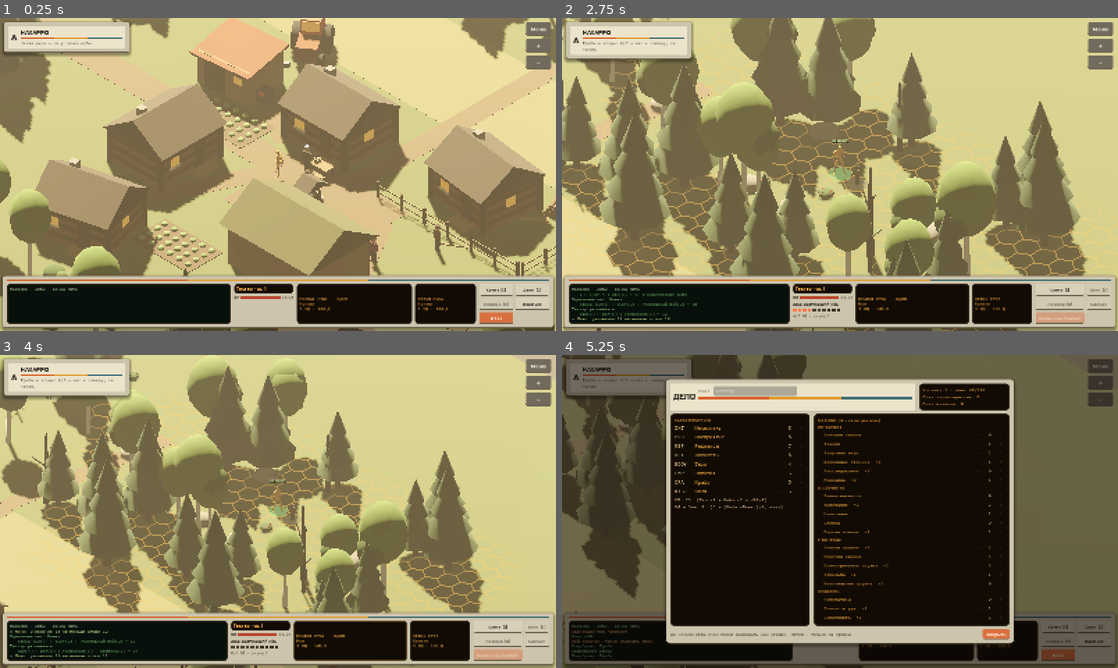
Above: before the commit, frames 1-4 (two rows, left to right).
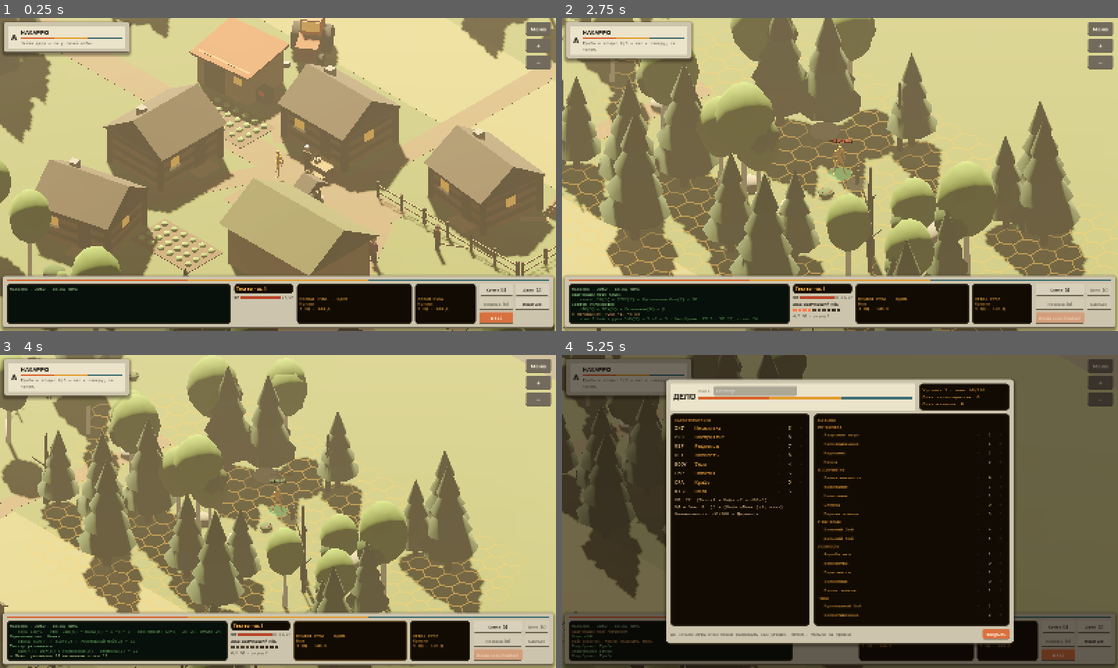
Above: after the commit, the same moments.

Repository: nerkusa/projectdoomsday
Game: Godot game, scene res://tools/smoke_test.tscn
The game is run twice, just before and just after one commit, with the same random seed, the same clock (stepped at 60 frames per second) and the same inputs. This scene is started directly instead of the project's main scene.
Inputs (mouse positions are in pixels of both pictures, inside the frame that each line leads up to):
- Up to frame 1 (0.25 s): no input
- Up to frame 2 (2.75 s): click "+" at 0.5 s; click "Меню" at 1.25 s; tap Enter at 2 s; move the mouse to (962, 158) at 2.02 s; tap I at 2.1 s; click (962, 158) at 2.17 s; tap Space at 2.27 s
- Up to frame 3 (4 s): click "-" at 2.75 s; click "ПРАВАЯ РУКА · ОДИН. Нож 3 ОД …" at 3.5 s
- Up to frame 4 (5.25 s): click "ЛЕВАЯ РУКА Кулаки 3 ОД · 1d4 Д" at 4.25 s; move the mouse to (728, 527) at 5.02 s; hold A from 5.03 s (still down); tap C at 5.1 s

The runs differ from the first frame. In frame 1, less than 0.1% of the frame differs, in the area x 51-53%, y 89-90%; in frame 2, 0.8%; in frame 3, 0.2%; in frame 4, 1.3%, in the area x 20-79%, y 20-85%.

Commit message:
Переработка навыков: ближний/дальний бой, без ×2, человечность
- Убраны: Уличные знания, Знания, Довоенная техника, Этикет, Вождение,
  магические навыки Воли. Добавлена Наука.
- Боевое и Простое оружие -> Ближний бой; Огнестрельное, Стрельба,
  Метательное -> Дальний бой; Ловкость рук -> Воровство.
- Воля: Самообладание, Стойкость, Сопротивление страху (участвует в броске,
  дрогнет ли враг).
- Все навыки стоят 1 очко, стартовый запас навыков 60 -> 30.
- Человечность: шкала 0–100 от поступков, эффект "humanity" и условия
  humanity_min/humanity_max в диалогах, видна в «Деле» и КПК.
- Старые сохранения и шаблоны переводятся на новые навыки автоматически.

Co-Authored-By: Claude Opus 5.5 <noreply@anthropic.com>
Claude-Session: https://claude.ai/code/session_01YajSCAyHcZtugJuAiengQs

Diff:
--- a/data/characters.json
+++ b/data/characters.json
@@ -6,7 +6,7 @@
   "ded": {
     "name": "Дед Уйбаан",
     "stats": {"INT": 7, "PRC": 6, "REF": 4, "DEX": 3, "BODY": 4, "EMP": 7, "CRA": 7, "WILL": 8},
-    "skills": {"Простое оружие": 3, "Огнестрельное оружие": 4, "Уклонение": 2},
+    "skills": {"Ближний бой": 3, "Дальний бой": 4, "Уклонение": 2},
     "hp_roll": 5, "weapon": "fists", "lethal": false,
     "look": {"skin": "#b8906c", "top": "#5a4a3a", "pants": "#3a3a2e", "hair": "#d8d4cc", "beard": "#d8d4cc"}
   },
@@ -72,7 +72,7 @@
   "soldier_a": {
     "name": "Боец в маске",
     "stats": {"INT": 5, "PRC": 6, "REF": 5, "DEX": 4, "BODY": 5, "EMP": 3, "CRA": 3, "WILL": 6},
-    "skills": {"Огнестрельное оружие": 3, "Уклонение": 2, "Рукопашный бой": 2},
+    "skills": {"Дальний бой": 3, "Уклонение": 2, "Рукопашный бой": 2},
     "hp_roll": 5, "weapon": "pistol", "mag": 8, "ammo": 8, "xp": 120,
     "armor": {"type": "light", "max": 6, "name": "лёгкий бронежилет"},
     "loot": {"bandage": 1, "raider_token": 1},
@@ -81,7 +81,7 @@
   "soldier_b": {
     "name": "Боец с мачете",
     "stats": {"INT": 4, "PRC": 5, "REF": 5, "DEX": 5, "BODY": 6, "EMP": 3, "CRA": 3, "WILL": 5},
-    "skills": {"Боевое оружие": 3, "Уклонение": 2},
+    "skills": {"Ближний бой": 3, "Уклонение": 2},
     "hp_roll": 6, "weapon": "machete", "xp": 120, "hp_frac": 0.55,
     "loot": {"medkit": 1},
     "look": {"skin": "#c0906a", "top": "#3a3f3a", "pants": "#2e2f30", "vest": "#d9622b", "helmet": "#2b2b28", "mask": true}
--- a/scripts/combat/combat_manager.gd
+++ b/scripts/combat/combat_manager.gd
@@ -706,7 +706,7 @@
 	var t: int = R.d + A.total
 	var show: bool = Game.settings.get("show_rolls", true)
 	clog("%s: %s%s%s%s" % [att.name, w.name, (" » " + aim_z) if aim_z != null else "", note, " · КРИТ" if R.crit else (" · ПРОВАЛ" if R.fumble else "")],
-		"атака d10(%d) + %s(%d) + %s(%d)%s%s%s%s = %d" % [R.d, A.st_k, A.rv, Rules.skill_label(A.sk), A.sv,
+		"атака d10(%d) + %s(%d) + %s(%d)%s%s%s%s = %d" % [R.d, A.st_k, A.rv, A.sk, A.sv,
 		(" + бонус(%d)" % A.b) if A.b else "", (" − прицел(%d)" % A.ap) if A.ap else "",
 		(" − дальность(%d)" % A.rp) if A.rp else "", (" − очередь(%d)" % A.ex) if A.ex else "", t] if show else "")
 	var Q := Rules.roll_hit()
@@ -759,10 +759,12 @@
 			clog("%s поднимает руки: «Хватит, хватит!»" % dfn.name)
 		elif dfn.lethal and dfn.hp < dfn.max_hp * dfn.flee_threshold and not dfn.fleeing:
 			var W := Rules.roll_hit()
-			var v: int = W.d + int(dfn.stats.get("WILL", 0))
+			var wv := int(dfn.stats.get("WILL", 0))
+			var fear := int(dfn.skills.get("Сопротивление страху", 0))
+			var v: int = W.d + wv + fear
 			if v < dfn.will_dc:
 				dfn.fleeing = true
-				clog("%s дрогнул" % dfn.name, "воля d10(%d) + WILL(%d) = %d < %d" % [W.d, dfn.stats.get("WILL", 0), v, dfn.will_dc])
+				clog("%s дрогнул" % dfn.name, "воля d10(%d) + WILL(%d) + Сопротивление страху(%d) = %d < %d" % [W.d, wv, fear, v, dfn.will_dc])
 	return {"hit": true, "dmg": ae.hd, "zone": z.name}
 
 
--- a/scripts/combat/fighter.gd
+++ b/scripts/combat/fighter.gd
@@ -69,10 +69,7 @@
 		if not f.stats.has(k.key):
 			f.stats[k.key] = 1
 		f.stats[k.key] = int(f.stats[k.key])
-	f.skills = {}
-	var sk: Dictionary = tpl.get("skills", {})
-	for k in sk:
-		f.skills[k] = int(sk[k])
+	f.skills = Rules.normalize_skills(tpl.get("skills", {}))
 	f.hp_roll = int(tpl.get("hp_roll", 5))
 	f.max_hp = Rules.max_hp(f.stats, f.hp_roll)
 	f._hp = int(round(f.max_hp * float(tpl.get("hp_frac", 1.0))))
--- a/scripts/core/game_state.gd
+++ b/scripts/core/game_state.gd
@@ -36,6 +36,7 @@
 		"items": {},
 		"flags": {}, "q": {}, "notes": [],
 		"sneak": false,
+		"humanity": Rules.HUMANITY_START,
 		"location": "nakharro", "pos": [],
 	}
 	world = {}
@@ -53,6 +54,23 @@
 
 func set_hero_hp(v: int) -> void:
 	hero.cur_hp = clampi(v, 0, hero_max())
+	hero_changed.emit()
+
+
+func humanity() -> int:
+	return int(hero.get("humanity", Rules.HUMANITY_START))
+
+
+## Поступок героя сдвигает человечность (+ добрый, − жестокий)
+func change_humanity(d: int, why := "") -> void:
+	if d == 0:
+		return
+	var old := humanity()
+	hero.humanity = clampi(old + d, 0, 100)
+	var head := "Человечность %s%d" % ["+" if d > 0 else "−", absi(d)]
+	if why != "":
+		head += ": " + why
+	log_line(head, "%d → %d (%s)" % [old, int(hero.humanity), Rules.humanity_label(int(hero.humanity))], "hit" if d > 0 else "miss")
 	hero_changed.emit()
 
 
@@ -221,7 +239,7 @@
 	var t: int = r.d + sv + kv + bonus
 	var ok := t >= dc
 	log_line("[%s] %s" % [label, "успех" if ok else "провал"],
-		"d10(%d) + %s(%d) + %s(%d)%s = %d против %d" % [r.d, stat, sv, Rules.skill_label(skill), kv,
+		"d10(%d) + %s(%d) + %s(%d)%s = %d против %d" % [r.d, stat, sv, skill, kv,
 		(" + бонус(%d)" % bonus) if bonus else "", t, dc], "hit" if ok else "miss")
 	return ok
 
@@ -266,6 +284,8 @@
 		if not base.has(k):
 			base[k] = hero[k]
 	hero = base
+	hero.skills = Rules.normalize_skills(hero.skills)
+	hero.locked_skills = Rules.normalize_skills(hero.locked_skills)
 	world = d.get("world", {})
 	hero_changed.emit()
 	return true
--- a/scripts/core/rules.gd
+++ b/scripts/core/rules.gd
@@ -16,37 +16,51 @@
 	{"key": "WILL", "full": "Воля"},
 ]
 
-# ---------- навыки по характеристикам (x2 = стоит 2 очка) ----------
+# ---------- навыки по характеристикам (каждый уровень навыка стоит 1 очко) ----------
 const SKILLS := {
-	"INT": [["Уличные знания", false], ["Знания", false], ["Азартные игры", false], ["Оккультизм", true], ["Расследование", true], ["Медицина", true]],
-	"PRC": [["Внимательность", false], ["Выживание", true], ["Навигация", false], ["Слежка", false], ["Первая помощь", true]],
-	"REF": [["Боевое оружие", true], ["Простое оружие", false], ["Огнестрельное оружие", true], ["Стрельба", true], ["Метательное оружие", true]],
-	"DEX": [["Акробатика", false], ["Ловкость рук", true], ["Скрытность", true], ["Уклонение", true], ["Взлом замков", false], ["Верховая езда", false]],
-	"BODY": [["Рукопашный бой", true], ["Сопротивление", false], ["Атлетика", false], ["Запугивание", false]],
-	"EMP": [["Убеждение", true], ["Обман", false], ["Выступление", false], ["Обольщение", true], ["Проницательность", false], ["Этикет", true]],
-	"CRA": [["Алхимия", false], ["Кузнечное дело", true], ["Механика", false]],
-	"WILL": [["Чародейство", true], ["Сопротивление магии", true], ["Самообладание", true], ["Чутьё на чудеса", true]],
+	"INT": ["Азартные игры", "Расследование", "Медицина", "Наука"],
+	"PRC": ["Внимательность", "Выживание", "Навигация", "Слежка", "Первая помощь"],
+	"REF": ["Ближний бой", "Дальний бой"],
+	"DEX": ["Акробатика", "Воровство", "Скрытность", "Уклонение", "Взлом замков"],
+	"BODY": ["Рукопашный бой", "Сопротивление", "Атлетика", "Запугивание"],
+	"EMP": ["Убеждение", "Обман", "Выступление", "Обольщение", "Проницательность"],
+	"CRA": ["Химия", "Слесарное дело", "Механика"],
+	"WILL": ["Самообладание", "Стойкость", "Сопротивление страху"],
 }
 
-## Подписи под сеттинг: ключ навыка тот же, меняется только то, что видит игрок.
-const SKILL_LABEL := {
-	"Оккультизм": "Довоенная техника",
-	"Верховая езда": "Вождение",
+## Старые навыки -> новые (для старых сохранений и шаблонов). Чего нет ни здесь,
+## ни в SKILLS — навык убран, его очки пропадают.
+const OLD_SKILLS := {
+	"Боевое оружие": "Ближний бой",
+	"Простое оружие": "Ближний бой",
+	"Огнестрельное оружие": "Дальний бой",
+	"Стрельба": "Дальний бой",
+	"Метательное оружие": "Дальний бой",
+	"Ловкость рук": "Воровство",
+	"Алхимия": "Химия",
 	"Кузнечное дело": "Слесарное дело",
-	"Алхимия": "Химия",
-	"Чародейство": "Чудотворство",
-	"Сопротивление магии": "Сопротивление чудотворству",
 }
 
 ## Тип оружия -> навык
 const WEAPON_SKILL := {
-	"Battle": "Боевое оружие",
-	"Simple": "Простое оружие",
-	"Guns": "Огнестрельное оружие",
-	"Archery": "Стрельба",
-	"Thrown": "Метательное оружие",
+	"Battle": "Ближний бой",
+	"Simple": "Ближний бой",
+	"Guns": "Дальний бой",
+	"Archery": "Дальний бой",
+	"Thrown": "Дальний бой",
 	"Brawl": "Рукопашный бой",
 }
+
+# ---------- человечность ----------
+## Шкала 0..100, меняется от поступков героя (эффект "humanity" в диалогах,
+## Game.change_humanity() в скриптах). Не вкладывается очками.
+const HUMANITY_START := 60
+const HUMANITY_LEVELS := [
+	[80, "Человек"],
+	[55, "Держится"],
+	[30, "Очерствел"],
+	[0, "Зверь"],
+]
 
 const ZONES := [
 	{"r": 1, "name": "Голова", "mult": 3, "slot": "head", "ignore_armor": false},
@@ -64,29 +78,35 @@
 	8: {"stat": 0, "skill": 4}, 9: {"stat": 2, "skill": 0}, 10: {"stat": 1, "skill": 5},
 }
 const STAT_POOL := 40
-const SKILL_POOL := 60
+const SKILL_POOL := 30
 
 const DMG_TYPE_NAMES := {"Д": "дробящий", "Р": "режущий", "К": "колющий", "П": "пуля"}
-
-
-static func skill_label(n: String) -> String:
-	return SKILL_LABEL.get(n, n)
 
 
 static func all_skills() -> Array:
 	var out := []
 	for k in SKILLS:
-		for s in SKILLS[k]:
-			out.append({"name": s[0], "x2": s[1], "stat": k})
+		for n in SKILLS[k]:
+			out.append({"name": n, "stat": k})
 	return out
 
 
-static func skill_cost(n: String) -> int:
-	for k in SKILLS:
-		for s in SKILLS[k]:
-			if s[0] == n:
-				return 2 if s[1] else 1
-	return 1
+## Навыки из шаблона или сохранения: старые имена переводятся в новые,
+## убранные навыки выкидываются, недостающие заполняются нулями.
+static func normalize_skills(src: Dictionary) -> Dictionary:
+	var out := empty_skills()
+	for k in src:
+		var n: String = OLD_SKILLS.get(k, k)
+		if out.has(n):
+			out[n] = maxi(int(out[n]), int(src[k]))
+	return out
+
+
+static func humanity_label(v: int) -> String:
+	for lv in HUMANITY_LEVELS:
+		if v >= int(lv[0]):
+			return lv[1]
+	return HUMANITY_LEVELS[-1][1]
 
 
 static func weapon_stat(type: String) -> String:
@@ -117,7 +137,7 @@
 static func sum_skill_points(s: Dictionary) -> int:
 	var t := 0
 	for x in all_skills():
-		t += (2 if x.x2 else 1) * int(s.get(x.name, 0))
+		t += int(s.get(x.name, 0))
 	return t
 
 
@@ -239,13 +259,13 @@
 		guard += 1
 		var c2 := []
 		for x in all:
-			if sk[x.name] < 6 and (2 if x.x2 else 1) <= left:
+			if sk[x.name] < 6:
 				c2.append(x)
 		if c2.is_empty():
 			break
 		var n: Dictionary = c2.pick_random()
 		sk[n.name] += 1
-		left -= 2 if n.x2 else 1
+		left -= 1
 	return {"stats": st, "skills": sk}
 
 
--- a/scripts/ui/char_sheet.gd
+++ b/scripts/ui/char_sheet.gd
@@ -81,7 +81,7 @@
 	cols.add_child(rp)
 	var rv := VBoxContainer.new()
 	rp.add_child(rv)
-	rv.add_child(UITheme.label("НАВЫКИ  (×2 — стоит два очка)", 11, UITheme.AMBER_DIM, true))
+	rv.add_child(UITheme.label("НАВЫКИ", 11, UITheme.AMBER_DIM, true))
 	var sc := ScrollContainer.new()
 	sc.size_flags_vertical = Control.SIZE_EXPAND_FILL
 	sc.horizontal_scroll_mode = ScrollContainer.SCROLL_MODE_DISABLED
@@ -148,14 +148,13 @@
 func can_k(n: String, d: int) -> bool:
 	var h := Game.hero
 	var v := int(h.skills.get(n, 0))
-	var c := Rules.skill_cost(n)
 	if h.locked:
 		if d < 0:
 			return v > int(h.locked_skills.get(n, 0))
-		return int(h.skill_pts) >= c and v < 10
+		return int(h.skill_pts) >= 1 and v < 10
 	if d < 0:
 		return v > 0
-	return v < 10 and Rules.sum_skill_points(h.skills) + c <= Game.skill_pool()
+	return v < 10 and Rules.sum_skill_points(h.skills) < Game.skill_pool()
 
 
 func ch_stat(k: String, d: int) -> void:
@@ -170,10 +169,9 @@
 func ch_skill(n: String, d: int) -> void:
 	if not can_k(n, d):
 		return
-	var c := Rules.skill_cost(n)
 	Game.hero.skills[n] = int(Game.hero.skills.get(n, 0)) + d
 	if Game.hero.locked:
-		Game.hero.skill_pts = int(Game.hero.skill_pts) - d * c
+		Game.hero.skill_pts = int(Game.hero.skill_pts) - d
 	render()
 
 
@@ -222,16 +220,16 @@
 		row.add_child(_pm("+", can_s(s.key, 1), ch_stat.bind(s.key, 1)))
 		_stats_box.add_child(row)
 	var mx := Game.hero_max()
-	_derived.text = "ХП: %d  (Тело×2 + Рефл.×2 + d10=%d)\nОД в бою: %d  (5 + (Рефл.+Ловк.)/4, вниз)" % [mx, h.hp_roll, Rules.ap_for(h.stats, mx, mx)]
+	_derived.text = "ХП: %d  (Тело×2 + Рефл.×2 + d10=%d)\nОД в бою: %d  (5 + (Рефл.+Ловк.)/4, вниз)\nЧеловечность: %d/100 — %s" % [mx, h.hp_roll, Rules.ap_for(h.stats, mx, mx), Game.humanity(), Rules.humanity_label(Game.humanity())]
 	for c in _skills_box.get_children():
 		c.queue_free()
 	for s in Rules.STATS:
 		var hdr := UITheme.label(s.full.to_upper(), 11, UITheme.AMBER_DIM, true)
 		_skills_box.add_child(hdr)
 		for sk in Rules.SKILLS[s.key]:
-			var n: String = sk[0]
+			var n: String = sk
 			var row := HBoxContainer.new()
-			var nm := UITheme.label("  " + Rules.skill_label(n) + ("  ×2" if sk[1] else ""), 13)
+			var nm := UITheme.label("  " + n, 13)
 			nm.size_flags_horizontal = Control.SIZE_EXPAND_FILL
 			row.add_child(nm)
 			row.add_child(_pm("−", can_k(n, -1), ch_skill.bind(n, -1)))
--- a/scripts/ui/dialog_box.gd
+++ b/scripts/ui/dialog_box.gd
@@ -172,7 +172,7 @@
 		var bonus := int(c.get("bonus", 0))
 		if c.get("bonus_gun", 0) and DB.is_gun(Game.hero_wkey()):
 			bonus += int(c.bonus_gun)
-		var ok := Game.skill_check(c.get("label", Rules.skill_label(c.get("skill", ""))), c.get("stat", "EMP"), c.get("skill", ""), int(c.get("dc", 12)), bonus)
+		var ok := Game.skill_check(c.get("label", c.get("skill", "")), c.get("stat", "EMP"), c.get("skill", ""), int(c.get("dc", 12)), bonus)
 		nxt = o.get("success") if ok else o.get("fail")
 		if ok and o.has("xp_success"):
 			var note := Game.grant_xp(int(o.xp_success))
@@ -207,10 +207,13 @@
 		Game.log_line("Опыт +%d" % int(o.xp), note.strip_edges())
 	if o.has("note"):
 		Game.add_note(o.note)
+	if o.has("humanity"):
+		Game.change_humanity(int(o.humanity))
 
 
 ## Условия показа: {"flag": "...", "not_flag": "...", "quest": "id", "stage_min": 1,
-## "stage_max": 2, "item": "ключ", "no_item": "ключ", "cond": "имя проверки в скрипте локации"}
+## "stage_max": 2, "item": "ключ", "no_item": "ключ", "humanity_min": 50, "humanity_max": 30,
+## "cond": "имя проверки в скрипте локации"}
 func _cond_ok(c: Dictionary) -> bool:
 	if c.is_empty():
 		return true
@@ -231,6 +234,10 @@
 	if c.has("no_item") and Game.item_count(c.no_item) > 0:
 		return false
 	if c.has("hurt") and Game.hero_hp() >= Game.hero_max():
+		return false
+	if c.has("humanity_min") and Game.humanity() < int(c.humanity_min):
+		return false
+	if c.has("humanity_max") and Game.humanity() > int(c.humanity_max):
 		return false
 	if c.has("cond"):
 		var loc = get_tree().get_first_node_in_group("location")
--- a/scripts/ui/kpk.gd
+++ b/scripts/ui/kpk.gd
@@ -222,7 +222,7 @@
 			rows.append(["Очередь", "×%d, %d ОД, −%d к попаданию" % [int(w.burst.n), int(w.burst.ap), int(w.burst.pen)]])
 		var st := Rules.weapon_stat(w.type)
 		var sk: String = Rules.WEAPON_SKILL[w.type]
-		rows.append(["Попадание", "%s %d + %s %d%s" % [st, int(h.stats.get(st, 0)), Rules.skill_label(sk), int(h.skills.get(sk, 0)), (" + %d" % (int(w.get("bonus", 0)) + int(w.get("hit_bonus", 0)))) if int(w.get("bonus", 0)) + int(w.get("hit_bonus", 0)) else ""]])
+		rows.append(["Попадание", "%s %d + %s %d%s" % [st, int(h.stats.get(st, 0)), sk, int(h.skills.get(sk, 0)), (" + %d" % (int(w.get("bonus", 0)) + int(w.get("hit_bonus", 0)))) if int(w.get("bonus", 0)) + int(w.get("hit_bonus", 0)) else ""]])
 		for r in rows:
 			right.add_child(_g("%s: %s" % r, 13))
 		if w.has("desc"):
@@ -293,6 +293,7 @@
 		g.add_child(p)
 	var ap := Rules.ap_for(h.stats, Game.hero_hp(), Game.hero_max())
 	_screen.add_child(_g("ОД в бою: %d · уклонение: DEX %d + Уклонение %d" % [ap, int(h.stats.DEX), int(h.skills.get("Уклонение", 0))], 13))
+	_screen.add_child(_g("Человечность: %d/100 — %s" % [Game.humanity(), Rules.humanity_label(Game.humanity())], 13))
 	var top := []
 	for k in h.skills:
 		if int(h.skills[k]) > 0:
@@ -300,7 +301,7 @@
 	top.sort_custom(func(a, bb): return a[1] > bb[1])
 	var txt := []
 	for x in top:
-		txt.append("%s %d" % [Rules.skill_label(x[0]), x[1]])
+		txt.append("%s %d" % [x[0], x[1]])
 	_screen.add_child(_g("Навыки: " + (", ".join(txt) if not txt.is_empty() else "нет"), 13))
 
 
--- a/tools/smoke_test.gd
+++ b/tools/smoke_test.gd
@@ -98,8 +98,8 @@
 	Game.hero.name = "Тестер"
 	Game.hero.stats.REF = 7
 	Game.hero.stats.DEX = 6
-	Game.hero.skills["Огнестрельное оружие"] = 5
-	Game.hero.skills["Простое оружие"] = 4
+	Game.hero.skills["Дальний бой"] = 5
+	Game.hero.skills["Ближний бой"] = 4
 	main.sheet.close()
 	await frames(2)
 	ok(main.slides.visible, "вступление показывается")
@@ -259,6 +259,14 @@
 	var ok_load: bool = Game.load_game("auto")
 	ok(ok_load and Game.flag("kpk") and int(Game.hero.level) == lvl, "сохранение/загрузка")
 
+	# --- навыки и человечность ---
+	var old := Rules.normalize_skills({"Простое оружие": 2, "Боевое оружие": 4, "Этикет": 3, "Ловкость рук": 1})
+	ok(old.get("Ближний бой") == 4 and old.get("Воровство") == 1 and not old.has("Этикет"), "старые навыки переводятся в новые")
+	var hum := Game.humanity()
+	Game.change_humanity(-15, "проверка")
+	ok(Game.humanity() == hum - 15, "человечность меняется")
+	Game.change_humanity(15)
+
 	# --- уход ---
 	main.interact(main.location.item("BorderExit"))
 	await frames(2)
Not shown, changed: README.md
